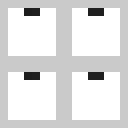
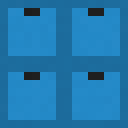
Two versions of the same layered image (128x128). Layer-by-layer changes:
added group "concrete" with 15 layers over [0, 0, 128, 128]
added layer "Layer 14" in group "concrete" over [0, 0, 128, 128]
added layer "Layer 13" in group "concrete" over [0, 0, 128, 128]
added layer "Layer 12" in group "concrete" over [0, 0, 128, 128]
added layer "Layer 11" in group "concrete" over [0, 0, 128, 128]
added layer "Layer 10" in group "concrete" over [0, 0, 128, 128]
added layer "Layer 9" in group "concrete" over [0, 0, 128, 128]
added layer "Layer 8" in group "concrete" over [0, 0, 128, 128]
added layer "Layer 7" in group "concrete" over [0, 0, 128, 128]
added layer "Layer 6" in group "concrete" over [0, 0, 128, 128]
added layer "Layer 5" in group "concrete" over [0, 0, 128, 128]
added layer "Layer 4" in group "concrete" over [0, 0, 128, 128]
added layer "Layer 3" in group "concrete" over [0, 0, 128, 128]
added layer "Layer 2" in group "concrete" over [0, 0, 128, 128]
added layer "Layer 1" in group "concrete" over [0, 0, 128, 128]
moved "colour" into group "concrete", painted on it over [0, 0, 128, 128]
